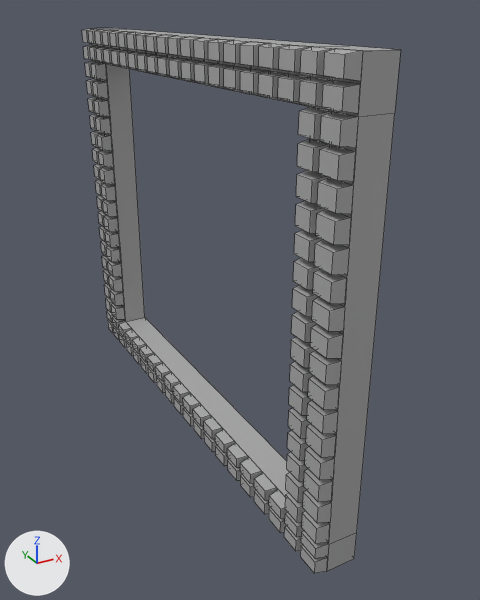
A saved change to the FBX model Assets/Team24/Models/buldingface.fbx.
One viewpoint serves both versions: a camera (50 mm lens) standing at (-0.096, -0.206, 0.154) and looking at (0.009, -0.015, 0.058). The lights are fixed; the arrows at lower left show +X, +Y and +Z. Mesh edges are drawn as thin lines. Where no turn or scale is listed for an object, it has been applied to the vertices. Vertices at the same position are counted once.

The older version as bpy lines, for what is in view:
```python
mat_standardsurface1 = principled_material('standardSurface1')
mat_standardsurface1.base_color = (0.4, 0.4, 0.4)  # grey #aaaaaa
me_mesh = bpy.data.meshes.new('Mesh')
me_mesh.from_pydata(...)  # 1389 vertices, 1232 faces; spans x -0.009..0.005, y -0.092..0.092, z -0.005..0.135
me_mesh.materials.append(mat_standardsurface1)  # grey #aaaaaa
ob_building_face = bpy.data.objects.new('Building_face', me_mesh)
ob_building_face.location = (0.0, 0.0, 0.0102)
```
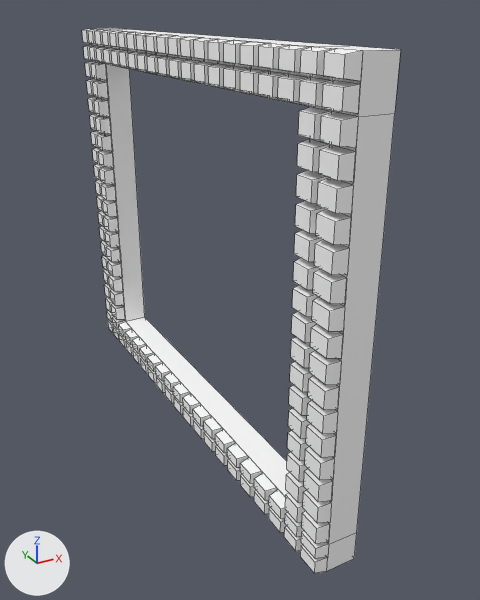
The newer file is also rescaled (x85.62), turned or shifted as a whole; pictures and numbers use the older file's frame.

Boxes [x1, y1, x2, y2] around the edits, measured in the pictures (480 x 600 px):
```json
{"object": "Building_face", "change": "recoloured, reshaped", "before": [82, 28, 401, 573], "after": [82, 28, 401, 573]}
{"part": 1, "of": "me_mesh", "change": "cut back", "before": [84, 28, 401, 573], "after": [107, 40, 395, 544]}
```

The change, as JSON lines over the scene's bpy script:
```json
{"op": "set", "path": "mat_standardsurface1.base_color", "old": "(0.4, 0.4, 0.4)", "new": "(1.0, 1.0, 1.0)", "note": "grey #aaaaaa -> white #ffffff"}
{"block": "me_mesh", "where": "# used by ob_building_face; location = (0.0, 0.0, 0.0102)"}
{"op": "remove", "block": "me_mesh", "code": "me_mesh.from_pydata(...)  # 1389 vertices, 1232 faces; spans x -0.009..0.005, y -0.092..0.092, z -0.005..0.135"}
{"op": "add", "block": "me_mesh", "code": "me_mesh.from_pydata(...)  # 1231 vertices, 1226 faces; spans x -0.009..0.005, y -0.092..0.092, z -0.005..0.135"}
{"block": "me_mesh", "change": "me_mesh part 1: 25 vertices moved within x -0.005, y -0.092..0.092, z -0.005..0.135; 159 vertices removed from x -0.005..0.002, y -0.092..0.092, z -0.005..0.135; 1 vertex added at x -0.005, y -0.046, z 0.0"}
```
